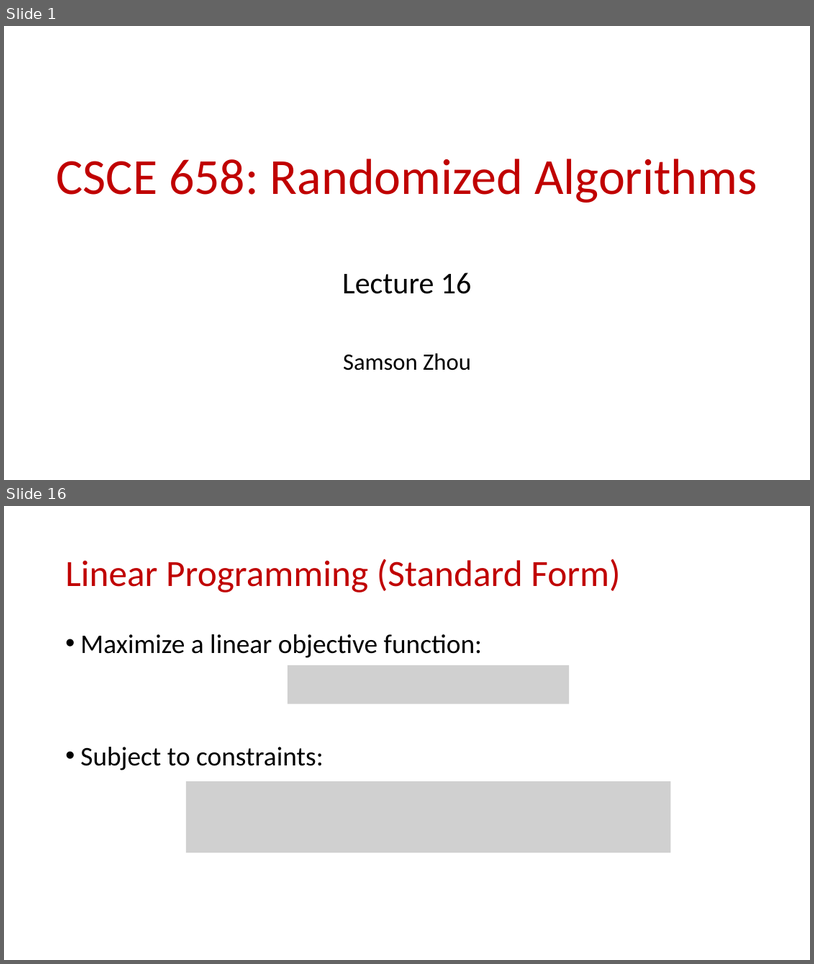
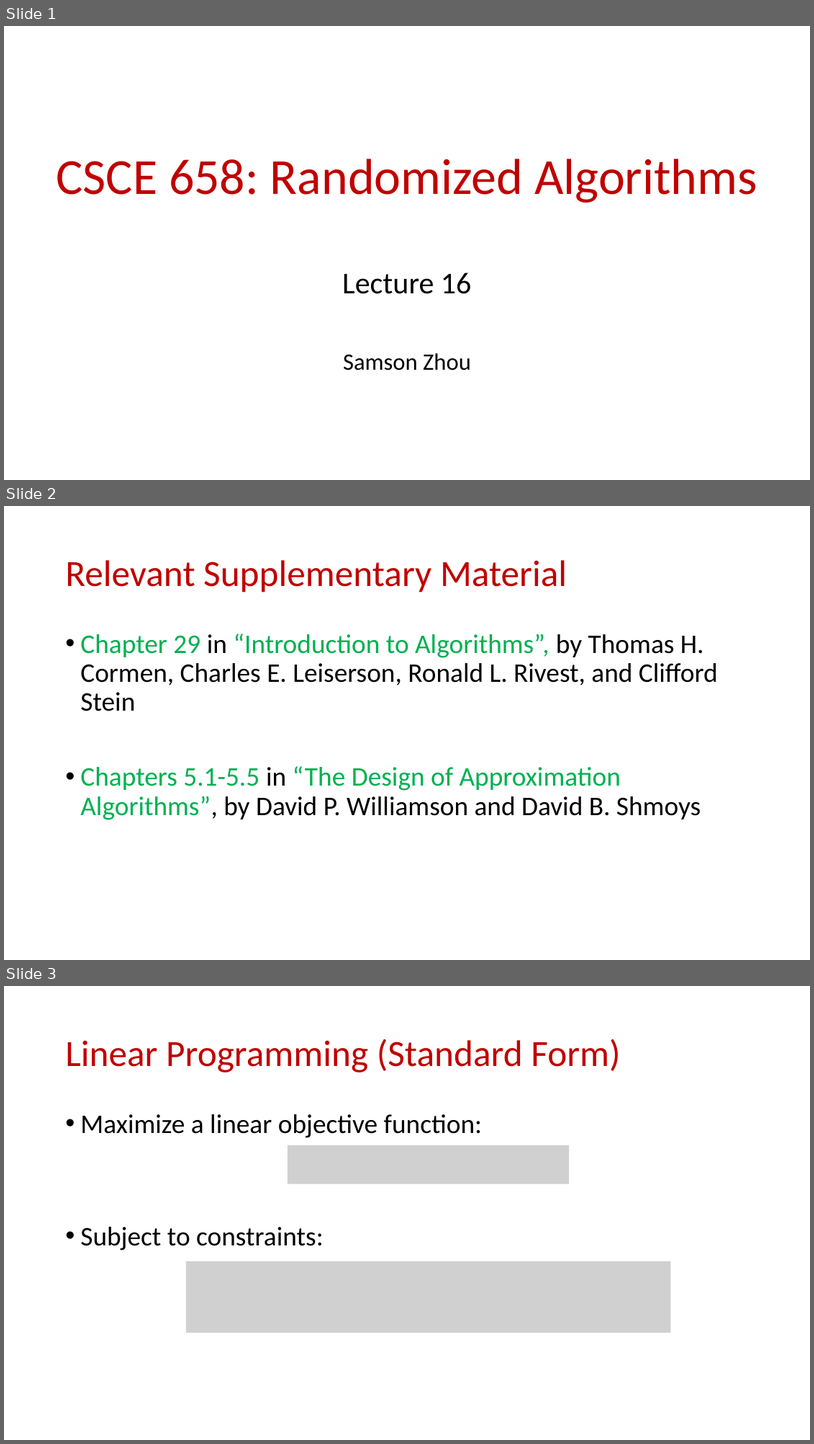
Before and after one commit to samsonzhou/samsonzhou.github.io, a slide deck: CSCE658-S24/L16.pptx. Shown one above the other, each under a label of ours: slides 1 and 16 before the commit, slides 1, 2 and 3 after it; the slides between them are not shown. The pictures are 814x964 and 814x1444 pixels, drawn with LibreOffice and Linux fonts; fonts in the diff are those of the drawing; grey boxes stand for pictures. Boxes give left, top, right and bottom in pixels: in the first picture for what was removed or moved away, otherwise in the second. Text is boxed around its words. In the diff, an @@ line names an element or a change of style, - is before the commit and + after.

```diff
--- a/CSCE658-S24/L16.pptx
+++ b/CSCE658-S24/L16.pptx
@@ slide 2 added at <box>4,506,810,960</box>, background #FFFFFF @@
@@ title added at <box>65,560,567,592</box>, 44 pt, text #C00000 @@
+Relevant Supplementary Material
@@ text added at <box>80,633,718,820</box>, 32 pt, text #000000 @@
+• Chapter 29 in “Introduction to Algorithms”, by Thomas H. Cormen, Charles E. Leiserson, Ronald L. Rivest, and Clifford Stein
+• Chapters 5.1-5.5 in “The Design of Approximation Algorithms”, by David P. Williamson and David B. Shmoys
@@ what was slide 16 is now slide 3 @@
```
Also in this commit, not shown: 5 other slides added, 1 other file.
